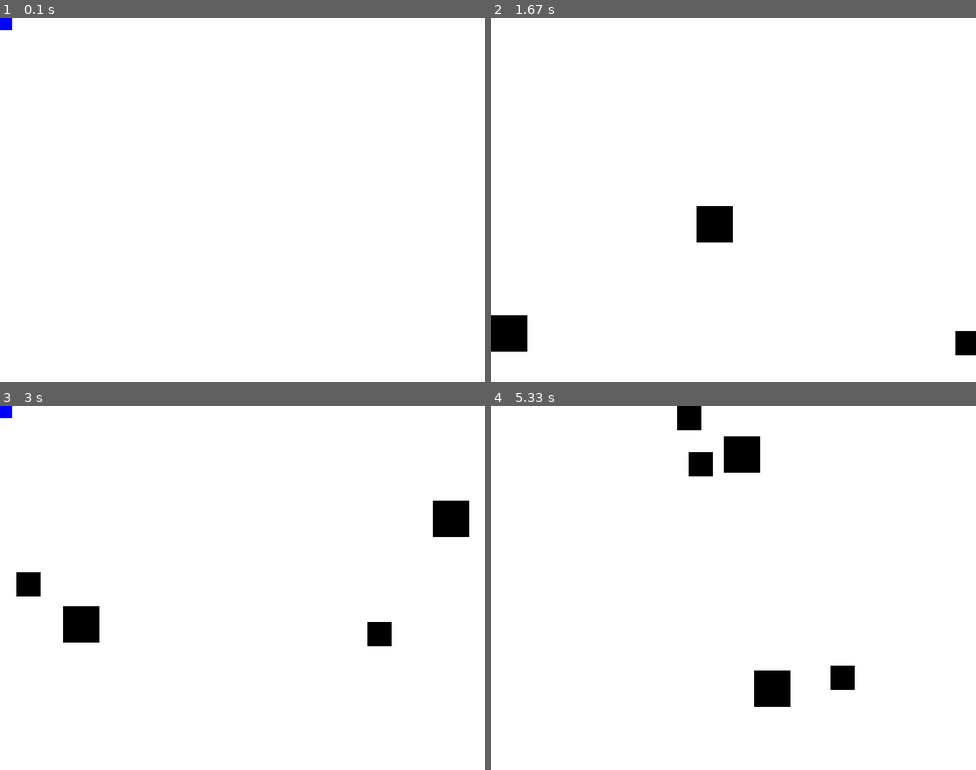
Above: before the commit, frames 1-4 (two rows, left to right).
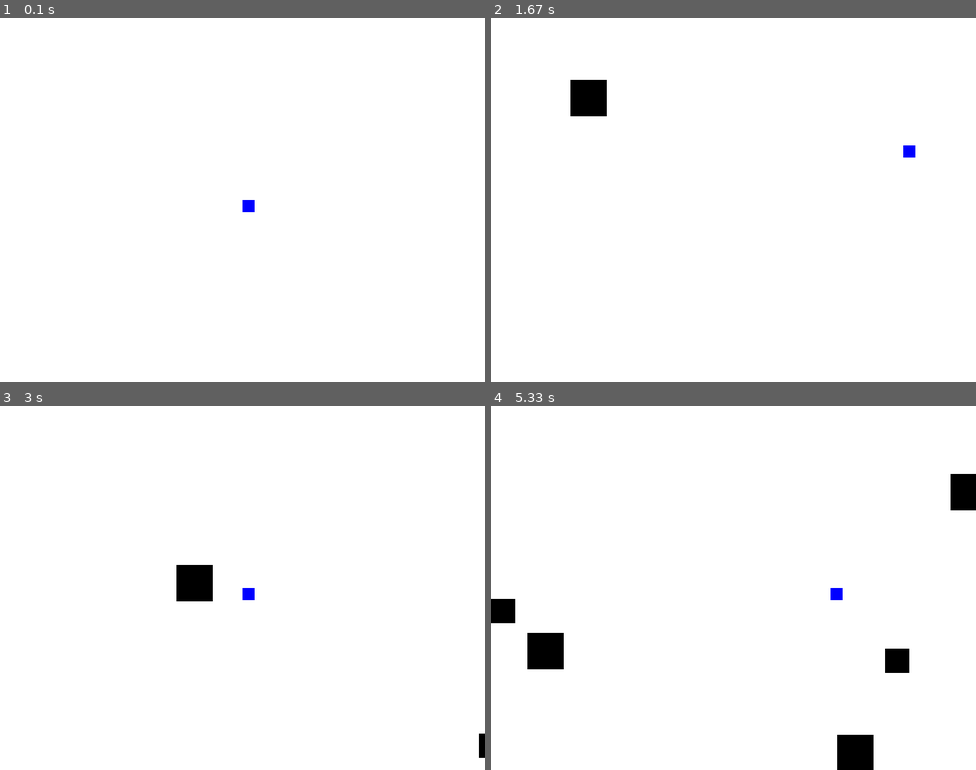
Above: after the commit, the same moments.

Repository: jamperl/GitPractice
Game: pygame game, started from Game.py
Two runs of this game, one before a commit and one after it. Both use one fixed random seed, a clock stepped at 60 frames per second and the inputs below.
Inputs:
- Up to frame 1 (0.1 s): no input
- Up to frame 2 (1.67 s): hold Right 0.33-0.8 s; hold Up 0.83-1.13 s; hold Right 1.17-1.63 s
- Up to frame 3 (3 s): hold Left 1.67-2.2 s; hold Down 2.23-2.53 s; hold Left 2.57-2.97 s
- Up to frame 4 (5.33 s): hold Up 3-3.37 s; hold Right 3.4-4.03 s; hold Down 4.07-4.43 s; hold Left 4.47-4.93 s; hold Right from 4.97 s (still down)

The runs differ from the first frame. In frame 1, 0.2% of the frame differs, in the area x 0-53%, y 0-54%; in frame 2, 2.6%; in frame 3, 3.2%; in frame 4, 5.2%, in the area x 0-100%, y 0-100%.

Commit message:
Creating new ship class

Diff:
--- a/Game.py
+++ b/Game.py
@@ -12,12 +12,13 @@
 #position vars
 x_pos = 0
 y_pos = 0
+
+# Global variables
+clock = pygame.time.Clock()
 fire = 0
-
-#List of fired bullets
-armory = []
-#List of created asteroids
-space = []
+armory = [] #List of fired bullets
+space = [] #List of created asteroids
+ship_registry = []
 
 gameDisplay = pygame.display.set_mode((800, 600)) # -> Surface
 
@@ -30,33 +31,49 @@
 gameDisplay.fill(white)
 pygame.display.update()
 
-def updateShip():
-    ship = gameDisplay.fill(blue, rect=[x_pos, y_pos, 20, 20])
-
-class bullet():
+
+class Ship(pygame.Rect):
+    def __init__(self, x, y):
+        pygame.Rect.__init__(self, x, y, 20, 20)
+
+def updateShip(arrow):
+    for ship in ship_registry:
+        if arrow == pygame.K_LEFT:
+            ship.x = ship.x - 10
+        if arrow == pygame.K_RIGHT:
+            ship.x = ship.x + 10
+        if arrow == pygame.K_UP:
+            ship.y = ship.y - 10
+        if arrow == pygame.K_DOWN:
+            ship.y = ship.y + 10
+
+class bullet(pygame.Rect):
     def __init__(self, x, y, dx, dy):
+        pygame.Rect.__init__(self, x, y, 10, 10)   # all bullets have size 10x10, so can "hard code" that number in here
         self.x = x
         self.y = y
         self.dx = dx
         self.dy = dy
 
     # def myMethodToIncreasedx(number):
-    #     self.dx = self.dx + number
+    # self.dx = self.dx + number
 
 # bullet1 = bullet(50, 100, 30, 0)
 # #bullet1.dx -> 30
 # bullet1.myMethodToIncreasedx(5)
 # #bullet1.dx -> 35
 
-def fireBullet(direction):
+def fireBullet(direction, myShip):
     if direction == pygame.K_w:
-        shot = bullet(x_pos, y_pos + 30, 0, -30)
+        shot = bullet(myShip.x, myShip.y + 30, 0, -30) # in bullet class this sets x to x_pos value, y to y_pos + 30 value, dx to 0, dy to -30
+            # and then the pygame Rect's __init__ constructor grabs the value of x_pos and uses it for Rect's x attribute
+            # then the value of y_pos + 30 for Rect's y attribute, then 10 for Rect's width attribute, 10 height...
     elif direction == pygame.K_a: # left
-        shot = bullet(x_pos + 30, y_pos, -30, 0)
+        shot = bullet(myShip.x + 30, myShip.y, -30, 0)
     elif direction == pygame.K_s: # down
-        shot = bullet(x_pos, y_pos - 30, 0, 30)
+        shot = bullet(myShip.x, myShip.y - 30, 0, 30)
     elif direction == pygame.K_d: # right
-        shot = bullet(x_pos - 30, y_pos, 30, 0)
+        shot = bullet(myShip.x - 30, myShip.y, 30, 0)
     armory.append(shot)
 
 # shot = bullet(20, 20 + 30, 0, -30)
@@ -88,7 +105,7 @@
         # second time through game while loop
         # i.x = 20 + 0
         # i.y = 20 - 30 = -10
-        gameDisplay.fill(red, rect =[i.x, i.y, 10, 10])
+        gameDisplay.fill(red, i)
 
 class Asteroid(pygame.Rect): # Asteroid is a subclass of pygame.Rect class => pygame sees Asteroid objects as pygame Rects (because they ARE Rects, with some extra attributes we tacked on)
     def __init__(self, x, y, mysize, dx, dy):
@@ -182,6 +199,9 @@
 #     for asteroid in space:
 #         ship.collidelist(space)
 
+# Create one ship object (aka use our ship class)
+ship = Ship(400, 300)
+ship_registry.append(ship)
 
 gameExit = False
 while not gameExit:
@@ -192,16 +212,13 @@
             gameExit = True
 
     if event.type == pygame.KEYDOWN:
-        if event.key == pygame.K_LEFT:
-            x_pos -= 10
-        if event.key == pygame.K_RIGHT:
-            x_pos += 10
-        if event.key == pygame.K_UP:
-            y_pos -= 10
-        if event.key == pygame.K_DOWN:
-            y_pos += 10
+        if event.key in [pygame.K_LEFT, pygame.K_RIGHT, pygame.K_UP, pygame.K_DOWN]:
+            updateShip(event.key)
         if event.key in [pygame.K_w, pygame.K_a, pygame.K_s, pygame.K_d]: #actually firing down should I just change to -30
-            fireBullet(event.key)
+            fireBullet(event.key, ship)
+
+    gameDisplay.fill(blue, ship)
+
     #screen.blit(background, (0,0)) -> in game command for line 21
     #asteroid1 = Asteroid(20, 50, 80, 80, 1)
 
@@ -209,14 +226,35 @@
         generateAsteroid() # will create an asteroid and put it into the space list
 
     updateBullets()
-    updateShip()
     updateAsteroids()
     # checkCollisions()
     pygame.display.update()
+    clock.tick(30)
 
 
 pygame.quit()
 quit()
+
+# game loop logic
+#   draw white background
+#   look at events queue
+#       recalculate ship coordinates if necessary
+#       fireBullet if necessary
+#   regulate number of asteroids
+#       generateAsteroid if need be
+#   update ship position with recalculated coordinates
+#   updateBullets
+#   updateAsteroids
+#       redraw existing ones
+#       delete "off screen" ones -- however they start off screen, so how about delete those beyond underlying spawn territory -400 to 1200 x and -300 to 900 y
+#   check all collisions
+#       checkBulletAsteroidCollisions
+#           need to make bullets a subclass of pygame.Rect
+#           score should increase here
+#       checkShipAsteroidCollisions
+#   update the entire display with all of these changes
+#   tick the clock 30 milliseconds
+
 
 # something random needs to generate asteroids
 #   some random number generation for each parameter (x, y, size, speed, direction)
